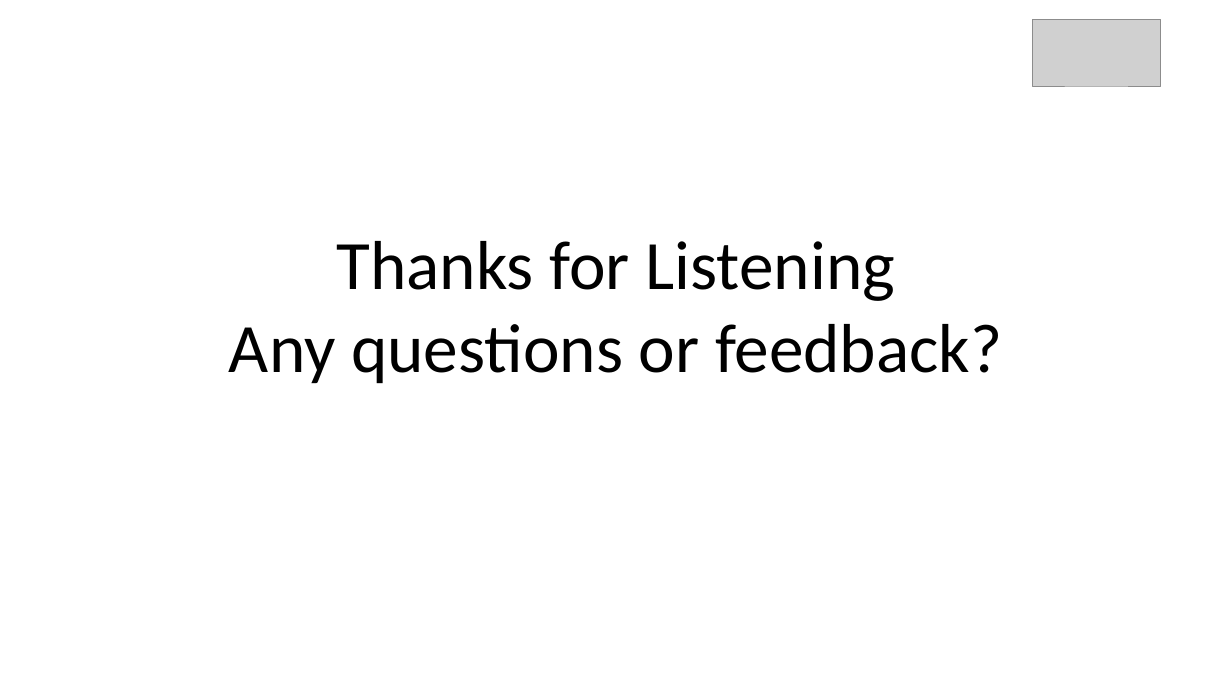
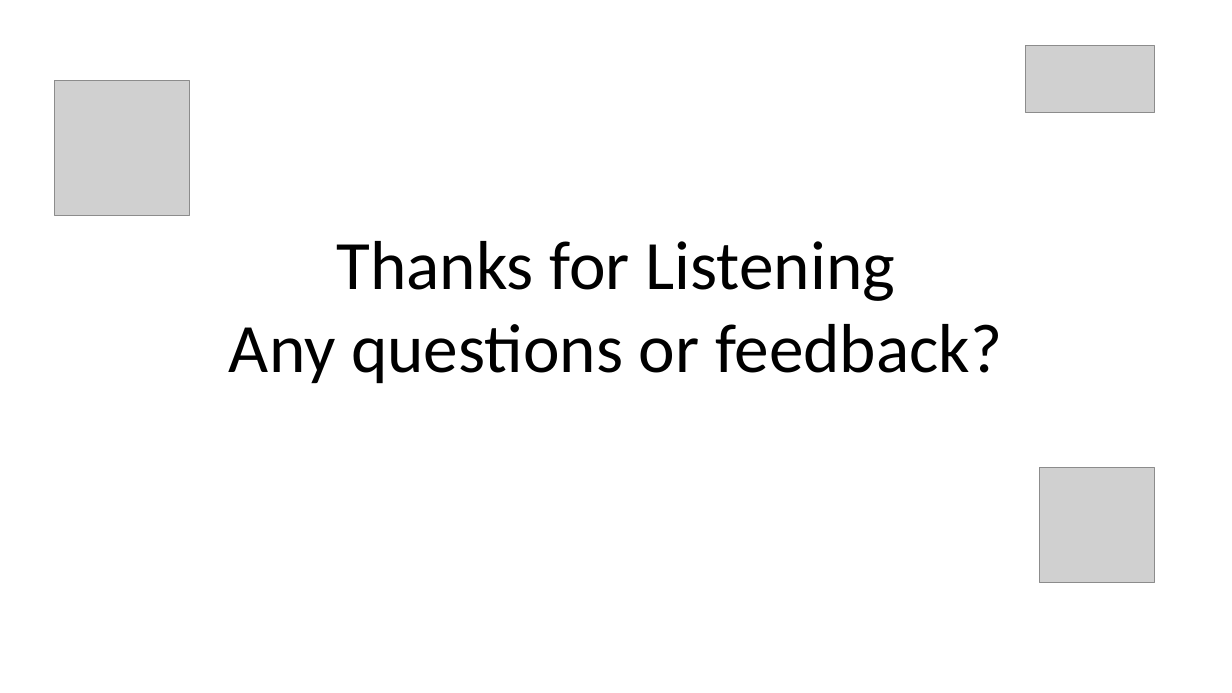
Before and after one commit to Codaxx/WSN_Lab_2025, a slide deck: slide 16 of wsnlab-ss25-final-group2.pptx (slide 13 before the commit). Drawn at 1232x693 pixels with LibreOffice and Linux fonts; fonts in the diff are those of the drawing; grey boxes stand for pictures; background and template pictures are left out. Boxes give left, top, right and bottom in pixels: in the first picture for what was removed or moved away, otherwise in the second. Text is boxed around its words. In the diff, an @@ line names an element or a change of style, - is before the commit and + after.

```diff
--- a/wsnlab-ss25-final-group2.pptx
+++ b/wsnlab-ss25-final-group2.pptx
@@ picture: place and size @@
-picture at box(1032, 19, 1161, 86)
+picture at box(1026, 45, 1154, 112)
@@ picture added at box(55, 80, 189, 215) @@
@@ picture added at box(1040, 468, 1154, 582) @@
```
Also in this commit, not shown: 11 other slides changed, 3 slides added.
